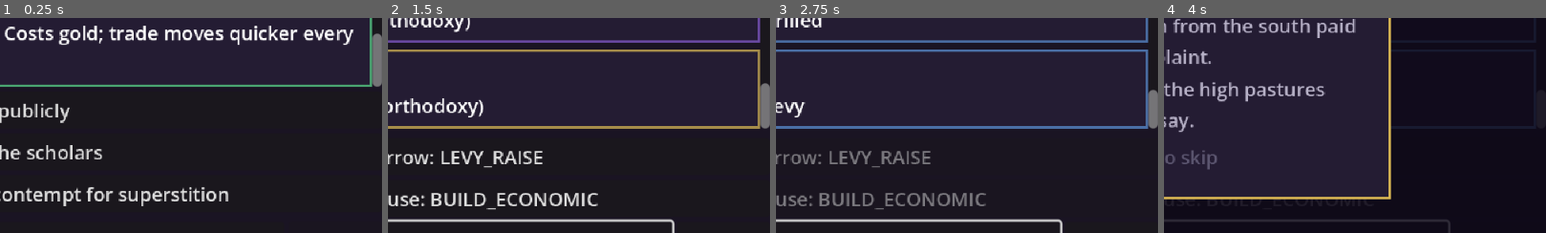
Above: before the commit, frames 1-4 (left to right).
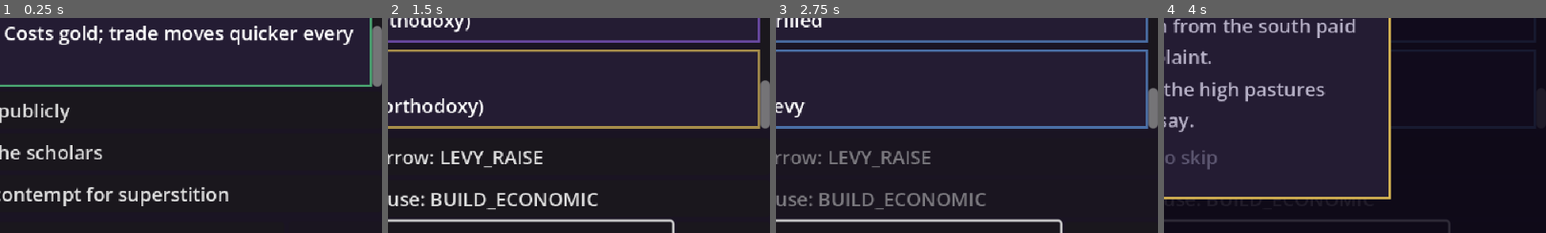
Above: after the commit, the same moments.

Repository: samuelzhang1201/game_design
Game: Godot game, scene res://scenes/council.tscn
Two runs of this game, one before a commit and one after it. Both use one fixed random seed, a clock stepped at 60 frames per second and the inputs below.
Inputs (mouse positions are % of the whole screen's width and height, from its top left):
- Up to frame 1 (0.25 s): no input
- Up to frame 2 (1.5 s): click (44, 96) at 0.52 s; type "12" at 0.6 s; click "Burn it publicly" at 1.25 s
- Up to frame 3 (2.75 s): click "Ser Brandt of Harrow: LEVY_RA…" at 2 s
- Up to frame 4 (4 s): click "End Turn" at 2.75 s; type "Herald" at 3.5 s
The pictures show only the part of the screen within x 50-100%, y 44-94%; the shares and areas given below are measured in that part.

The runs differ from the first frame. In frame 1, less than 0.1% of the frame differs, in the area x 97-100%, y 3-9%; in frame 2, less than 0.1%; in frame 3, less than 0.1%; in frame 4, less than 0.1%.

Commit message:
feat: slice 2 complete — cleanup, tuning, doc alignment, acceptance
Closes the slice-2 parked items: game.gd's use_client_for_tests now frees a
real client (not just voicer) before swapping in a fake, plus a new
_exit_tree() teardown; concern_army_low tuned 50->45 so the Marshal no
longer complains on tick 1; stale random_events.csv/random_event_choices.csv
doc references updated to the shipped events.csv/event_choices.csv; CLAUDE.md
documents the new data CSVs plus .env as OpenAIClient's dev-convenience
config source. Kept promises now carry a narratable pseudo-effect
(ActionSystem.execute) so _narrate_effects actually voices them instead of
leaving the promise_kept template row unreachable. Added Game-level and
PromptBuilder coverage for EVENT_CHOICE edge cases per the Task 8 ruling.

Full suite green (127/127) and a scripted 60-tick campaign smoke (since
deleted) confirmed all four automated acceptance criteria: 14 events fired,
the ev_02->ev_18 scheduled chain fired, a promise resolved, and 5/5
ministers' opinions drifted. The persistent "2 ObjectDB instances leaked at
exit" warning was hunted down to the vendored gdai-mcp-plugin-godot
GDExtension's autoload (unrelated to game.gd, reproducible on a bare boot
with zero test code run) — out of scope to fix under this task's
addons/project.godot do-not-touch constraints; see task-9-report.md.

Co-Authored-By: Claude Fable 5 <noreply@anthropic.com>
Claude-Session: https://claude.ai/code/session_018r9884tT7xdRwHXuYPSJgU

Diff:
--- a/data/balance.csv
+++ b/data/balance.csv
@@ -27,7 +27,7 @@
 concern_grain_low,30,steward
 concern_unrest_high,40,chancellor
 concern_church_low,35,chaplain
-concern_army_low,50,marshal
+concern_army_low,45,marshal
 concern_legitimacy_low,40,spymaster (rumors)
 event_base_chance,0.35,reserved for events slice
 event_pity_ticks,6,force an event after this many quiet ticks
--- a/scripts/engine/action_system.gd
+++ b/scripts/engine/action_system.gd
@@ -136,6 +136,16 @@
 		if state.characters.has(who):
 			state.characters[who].change_opinion(int(data.bal("promise_kept_opinion")),
 				"a promise kept: " + String(row["label"]), state.tick)
+			# Kept promises apply the opinion delta above but, unlike every
+			# other opinion-affecting branch here, had no corresponding entry
+			# in `effects` — so _narrate_effects (council_screen.gd, both the
+			# click and free-text paths) never voiced it and the
+			# promise_kept template row went unreachable. This pseudo-effect
+			# isn't a real metric mutation (nothing named "promise" lives in
+			# state.metrics); it exists solely so the existing effects-driven
+			# narration path picks it up for free.
+			effects.append({"metric": "promise", "delta": data.bal("promise_kept_opinion"),
+				"reason": "a promise kept: " + String(row["label"])})
 	state.event_state["last_action_tick"][req.action_code] = state.tick
 	var outcome := {"action_code": req.action_code, "ok": true, "effects": effects,
 		"notes": String(row["label"]), "target": req.target, "params": req.params.duplicate(),
--- a/scripts/ui/game.gd
+++ b/scripts/ui/game.gd
@@ -90,8 +90,21 @@
 func use_client_for_tests(fake: Node) -> void:
 	if voicer != null:
 		voicer.queue_free()
+	if client != null:
+		client.queue_free()
+		client = null
 	voicer = Voicer.new(fake)
 	add_child(voicer)
+
+## Game is an autoload, so it is never freed mid-run — but GUT can tear down
+## the SceneTree between full test-suite runs, and any leftover client/voicer
+## Nodes must go with it or GUT's ObjectDB leak check at exit fires. Mirrors
+## _reset_llm's teardown.
+func _exit_tree() -> void:
+	if voicer != null:
+		voicer.queue_free()
+	if client != null:
+		client.queue_free()
 
 ## LLM parse calls per tick are capped (balance: prompt_calls_per_tick) so a
 ## player cannot burn unbounded API spend; over-cap orders are refused
--- a/tests/engine/test_promises.gd
+++ b/tests/engine/test_promises.gd
@@ -27,6 +27,19 @@
 	assert_true(found)
 	assert_gt(s.characters["char_marshal"].opinion, before)
 
+## Kept promises apply +15 opinion but, before this fix, never narrated: the
+## kept-check only called change_opinion, leaving nothing in the outcome's
+## `effects` array for _narrate_effects (council_screen.gd) to pick up.
+func test_kept_promise_outcome_carries_narratable_effect() -> void:
+	_promise("LEVY_RAISE", s.tick + 4)
+	var outcome := engine.actions.execute(ActionRequest.make("LEVY_RAISE"), s)
+	var found := false
+	for e in outcome["effects"]:
+		if String(e["metric"]) == "promise" and int(e["delta"]) == 15 \
+				and "a promise kept:" in String(e["reason"]):
+			found = true
+	assert_true(found, "kept-promise outcome should carry a narratable 'promise' effect")
+
 func test_targeted_promise_needs_matching_target() -> void:
 	_promise("CHARACTER_REWARD", s.tick + 4)
 	engine.actions.execute(ActionRequest.make("CHARACTER_REWARD", {"mode": "gold"}, "char_steward"), s)
--- a/tests/llm/test_prompt_builder.gd
+++ b/tests/llm/test_prompt_builder.gd
@@ -31,3 +31,17 @@
 	assert_string_contains(p["system"], "EVENT_CHOICE")
 	assert_string_contains(p["system"], "accept")
 	assert_string_contains(p["system"], "promise_code")
+
+## Negative counterpart: with no pending_event, the parse prompt must not
+## mention EVENT_CHOICE at all (it isn't a legal action_code in the catalog —
+## see data/action_signatures.csv — so it can only ever appear via event_ctx,
+## which is built solely when state.pending_event is non-empty).
+func test_parse_prompt_omits_event_choice_when_no_pending_event() -> void:
+	var s := GameState.new_campaign(data, 42)
+	var r := TickEngine.new(data).advance(s)
+	# Seed 42's first tick can itself roll a pending event (see
+	# tests/ui/test_council_screen.gd) — force the empty condition explicitly
+	# rather than relying on incidental non-firing.
+	s.pending_event = {}
+	var p := PromptBuilder.parse_prompts("cut taxes by one", r, s, data)
+	assert_false(p["system"].contains("EVENT_CHOICE"))
--- a/tests/ui/test_council_screen.gd
+++ b/tests/ui/test_council_screen.gd
@@ -181,6 +181,31 @@
 	assert_eq(screen.event_buttons().size(), 0, "event panel cleaned up")
 	assert_true(screen.free_text.editable)
 
+## Game-level coverage (no screen needed) for Game.submit_free_text's
+## EVENT_CHOICE branch when the parsed choice_id doesn't match any of the
+## pending event's actual choices: apply_event_choice returns {} (see
+## EventSystem.apply_choice), which submit_free_text must surface as a
+## rejected entry rather than silently dropping it or clearing the event.
+func test_free_text_event_choice_invalid_id_is_rejected_and_event_stays_pending() -> void:
+	Game.start_campaign(42)
+	Game.engine.events._fire("ev_01", Game.state)
+	assert_false(Game.state.pending_event.is_empty())
+	var fake := preload("res://tests/llm/test_voicer_fallback.gd").FakeClient.new()
+	fake.canned_ok = true
+	fake.canned_text = JSON.stringify({"actions":
+		[{"action_code": "EVENT_CHOICE", "params": {"choice_id": "not_a_real_choice"}, "target": ""}],
+		"court_reaction": {}})
+	add_child_autofree(fake)
+	Game.use_client_for_tests(fake)
+	got = {}
+	Game.submit_free_text("do something not offered", func(res): got = res)
+	await wait_frames(3)
+	assert_true(got["ok"])
+	assert_eq(got["executed"].size(), 0)
+	assert_eq(got["rejected"].size(), 1)
+	assert_string_contains(got["rejected"][0]["error"], "no such choice awaits")
+	assert_false(Game.state.pending_event.is_empty(), "event still awaits a valid choice")
+
 func test_roster_shows_opinion_and_reasons() -> void:
 	Game.start_campaign(42)
 	var screen: Node = load("res://scenes/council.tscn").instantiate()
Not shown, changed: CLAUDE.md
Not shown, changed: PRD.md
Not shown, changed: RANDOM_EVENTS.md
Not shown, changed: docs/superpowers/specs/2026-08-28-slice2-opinion-events-design.md
